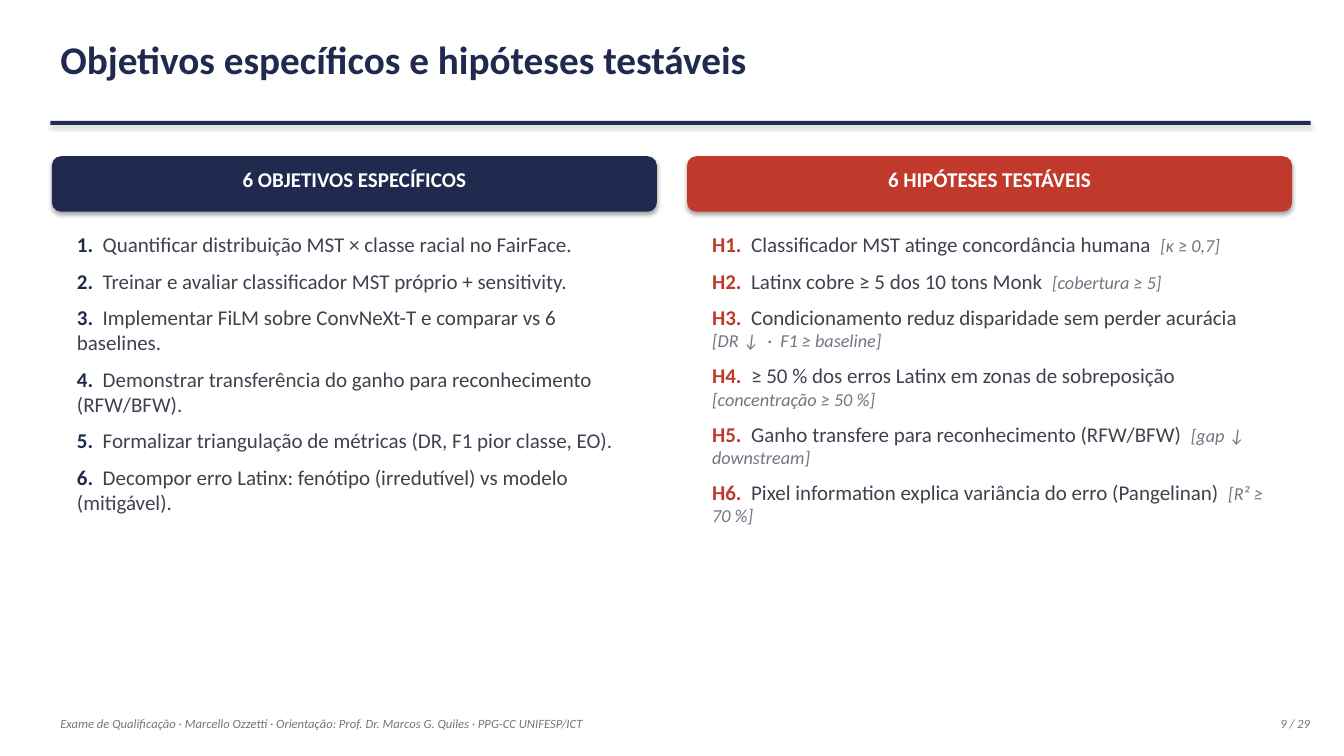
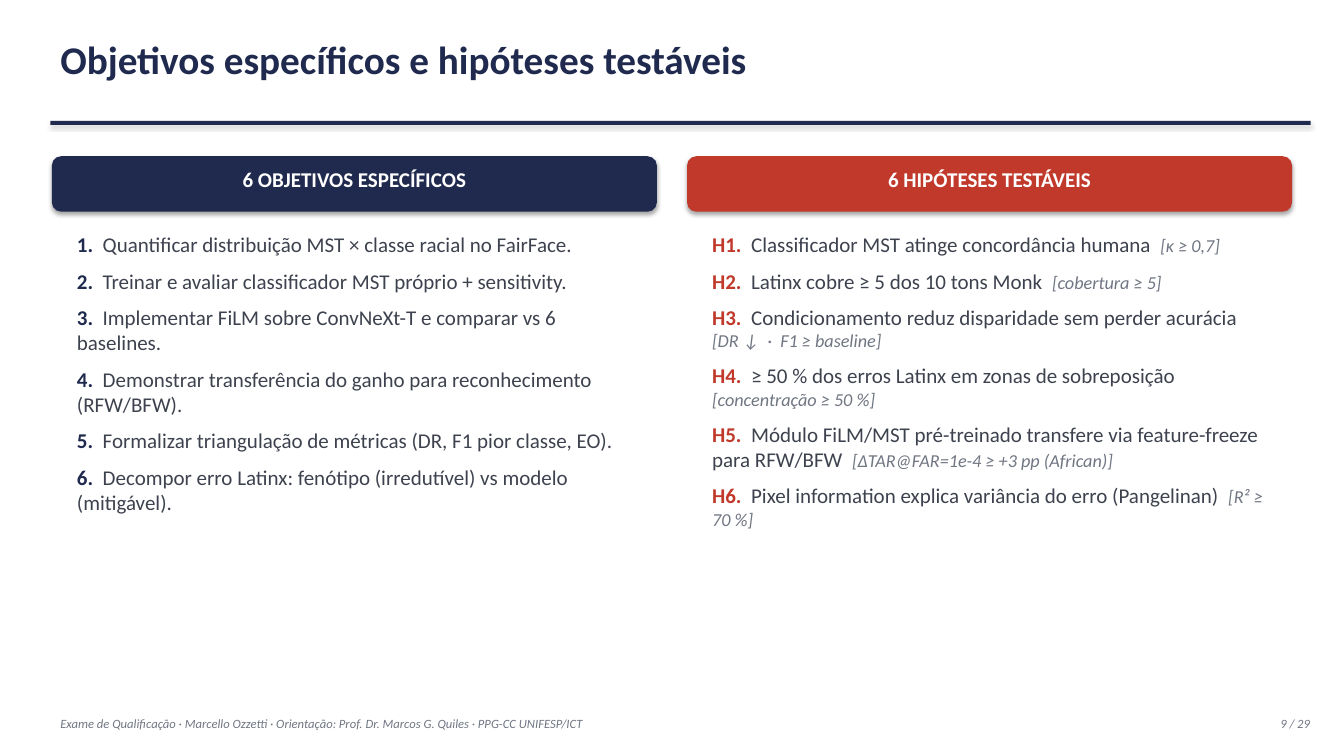
Before and after one commit to marcellozzetti/Facial-Recognition-Models-Mitigating-Bias, a slide deck: slide 9 of docs/ativo/material_qualificacao_2026-10-05.pptx. Drawn at 1344x756 pixels with LibreOffice and Linux fonts; fonts in the diff are those of the drawing. Boxes give left, top, right and bottom in pixels: in the first picture for what was removed or moved away, otherwise in the second. Text is boxed around its words. In the diff, an @@ line names an element or a change of style, - is before the commit and + after.

```diff
--- a/docs/ativo/material_qualificacao_2026-10-05.pptx
+++ b/docs/ativo/material_qualificacao_2026-10-05.pptx
@@ text at (712, 427, 1257, 471): text changed @@
-H5. Ganho transfere para reconhecimento (RFW/BFW) [gap ↓ downstream]
+H5. Módulo FiLM/MST pré-treinado transfere via feature-freeze para RFW/BFW [ΔTAR@FAR=1e-4 ≥ +3 pp (African)]
```
Also in this commit, not shown: 1 other slide changed, 3 other files.
